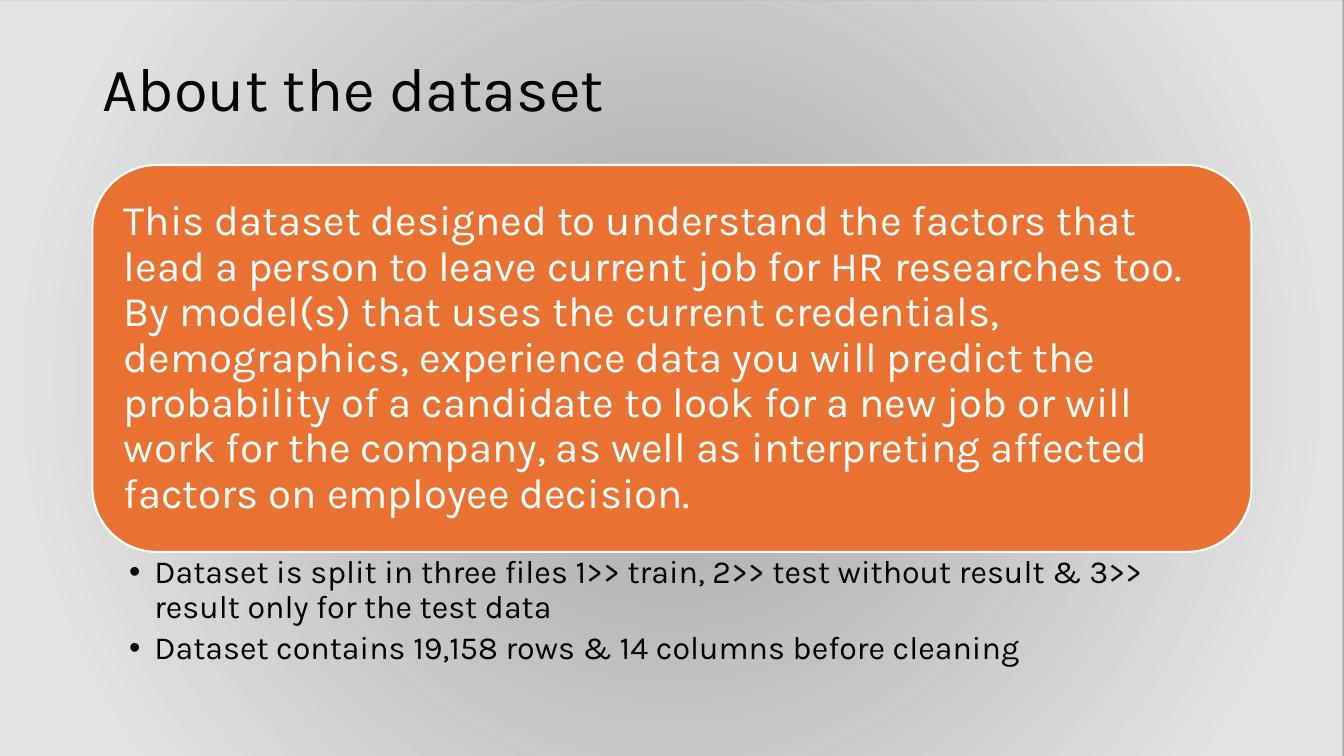
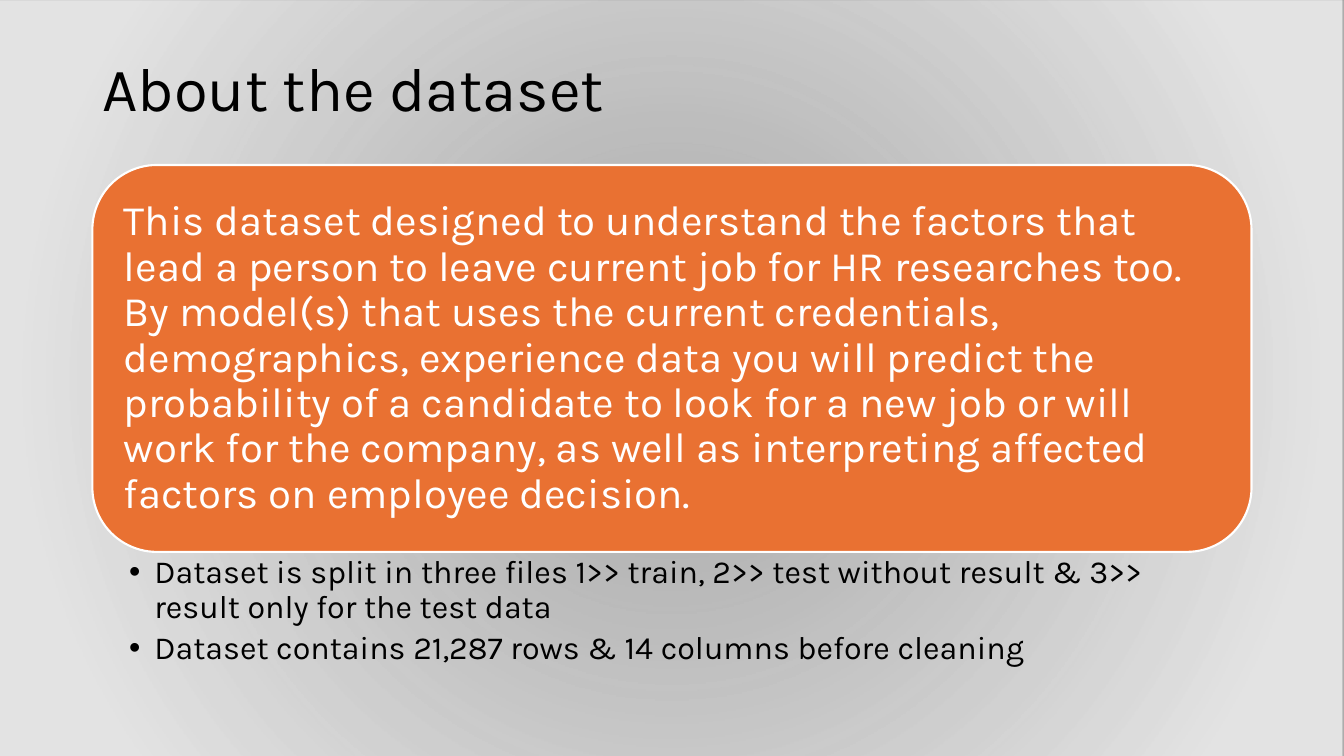
Before and after one commit to Moustafa-Samir/Mid_Project, a slide deck: slide 3 of Mid Project.pptx. Drawn at 1344x756 pixels with LibreOffice and Linux fonts; fonts in the diff are those of the drawing; background and template pictures are left out; a plain dark background stands for a picture behind light text. Boxes give left, top, right and bottom in pixels: in the first picture for what was removed or moved away, otherwise in the second. Text is boxed around its words. In the diff, an @@ line names an element or a change of style, - is before the commit and + after.

```diff
--- a/Mid Project.pptx
+++ b/Mid Project.pptx
@@ text at <box>154,637,1024,667</box>: text changed @@
-  • Dataset contains 19,158 rows & 14 columns before cleaning
+  • Dataset contains 21,287 rows & 14 columns before cleaning
```
Also in this commit, not shown: 3 other slides changed, 2 slides added, 2 slides removed, 3 other files.
